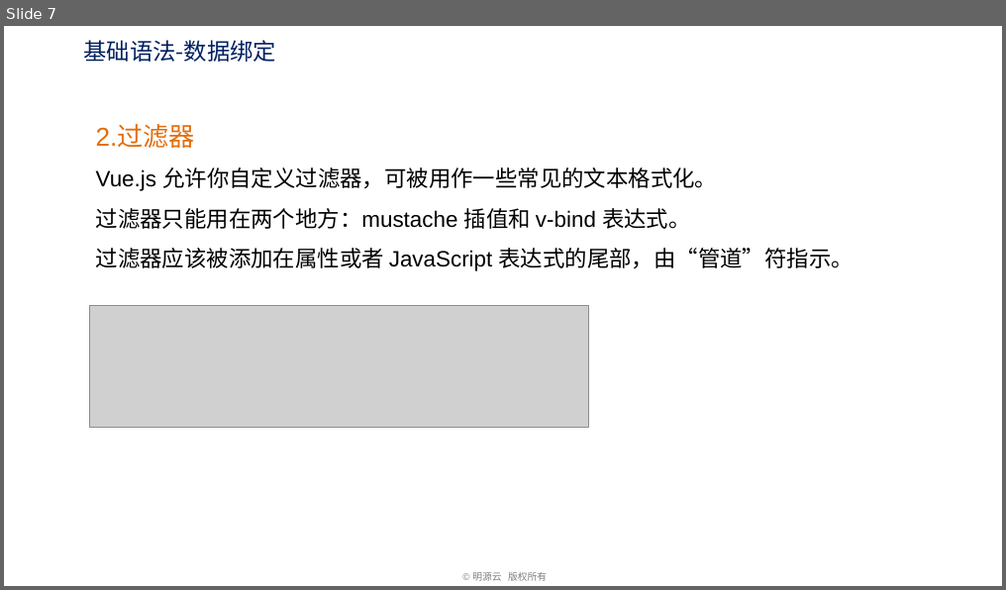
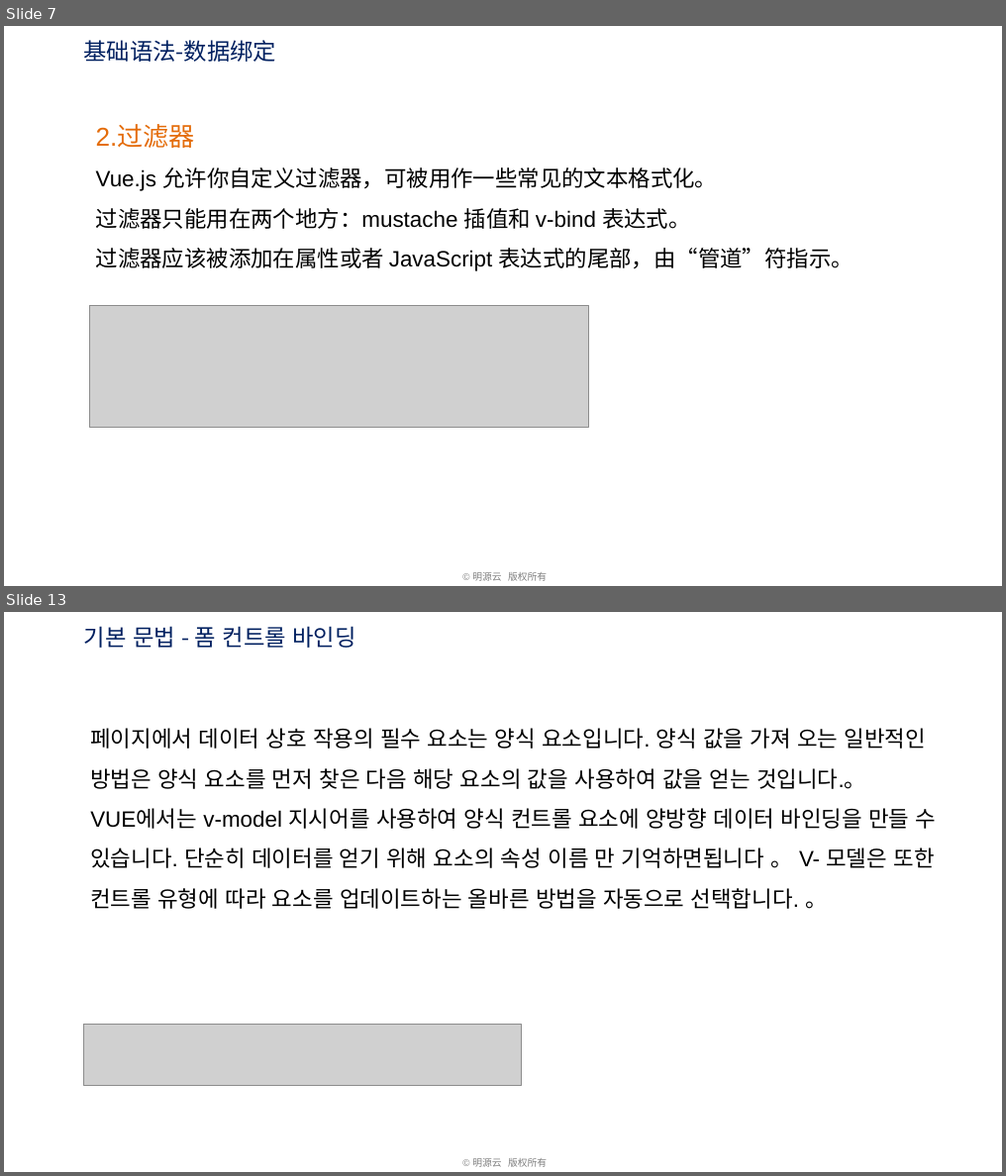
Before and after one commit to freelife1191/front_sample, a slide deck: learn/vue-how-to-learn/lesson/1.vue 기초/VUE 기본 사항.pptx. Shown one above the other, each under a label of ours: slide 7 before the commit, slides 7 and 13 after it; the slides between them are not shown. The pictures are 1006x590 and 1006x1176 pixels, drawn with LibreOffice and Linux fonts; fonts in the diff are those of the drawing; grey boxes stand for pictures; background and template pictures are left out. Boxes give left, top, right and bottom in pixels: in the first picture for what was removed or moved away, otherwise in the second. Text is boxed around its words. In the diff, an @@ line names an element or a change of style, - is before the commit and + after.

```diff
--- a/learn/vue-how-to-learn/lesson/1.vue 기초/VUE 기본 사항.pptx
+++ b/learn/vue-how-to-learn/lesson/1.vue 기초/VUE 기본 사항.pptx
@@ slide 13 added at bbox=[4, 612, 1002, 1172], background #FFFFFF; not listed: 1 template element that a slide beside it also shows @@
@@ text added at bbox=[84, 626, 355, 648], 25 pt, text #002060 @@
+기본 문법 - 폼 컨트롤 바인딩
@@ text added at bbox=[90, 728, 937, 909], 24 pt, text #000000 @@
+페이지에서 데이터 상호 작용의 필수 요소는 양식 요소입니다. 양식 값을 가져 오는 일반적인 방법은 양식 요소를 먼저 찾은 다음 해당 요소의 값을 사용하여 값을 얻는 것입니다.。
+VUE에서는 v-model 지시어를 사용하여 양식 컨트롤 요소에 양방향 데이터 바인딩을 만들 수 있습니다. 단순히 데이터를 얻기 위해 요소의 속성 이름 만 기억하면됩니다 。 V- 모델은 또한 컨트롤 유형에 따라 요소를 업데이트하는 올바른 방법을 자동으로 선택합니다. 。
@@ picture added at bbox=[84, 1025, 521, 1086] @@
```
Also in this commit, not shown: 1 slide changed, 9 other slides added, 10 slides removed, 2 other files.
